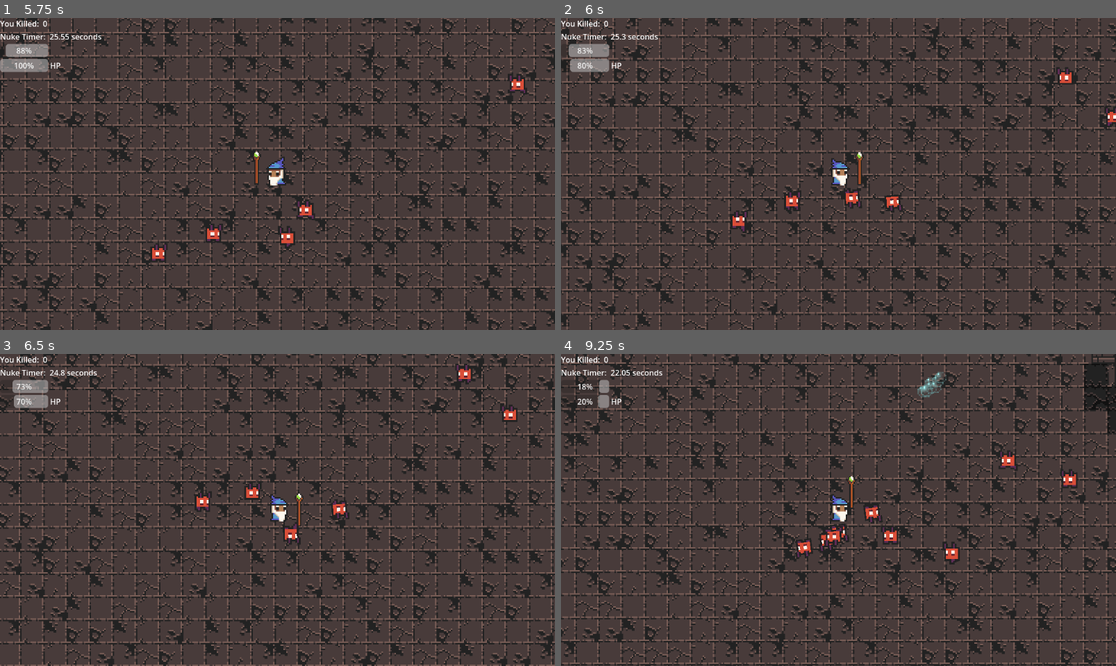
Above: before the commit, frames 1-4 (two rows, left to right).
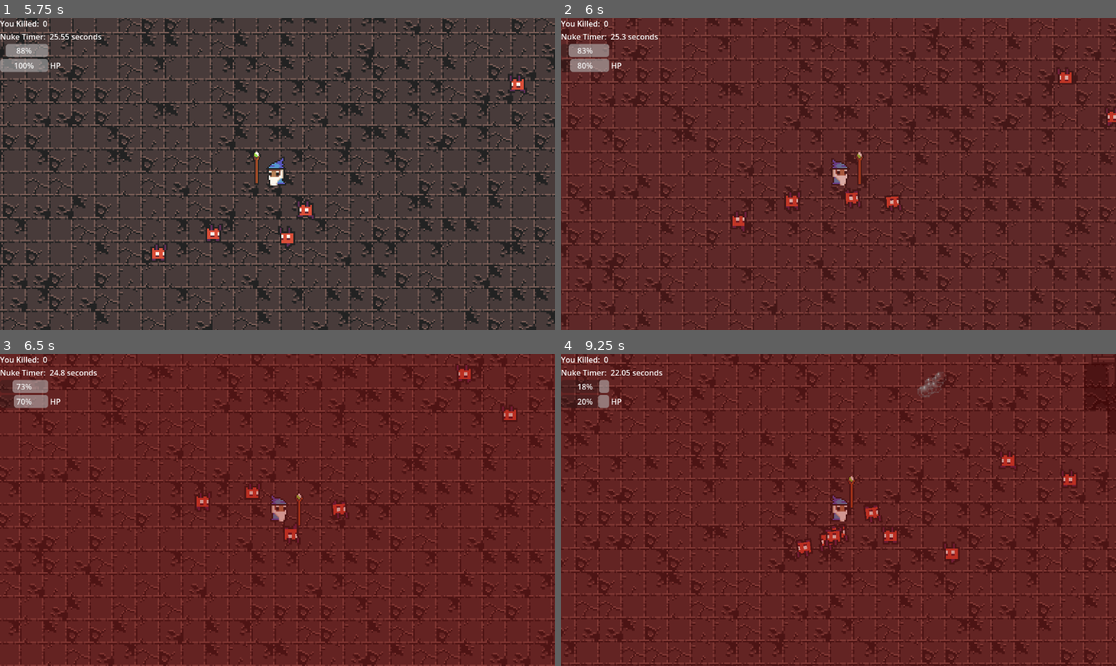
Above: after the commit, the same moments.

Repository: GianiStatie/GGJ-2025
Game: Godot game, scene res://menu/main_menu.tscn
Same seed, same stepped clock (60 frames per second), same inputs: the game is played once before the commit and once after it. The engine's default icon, where the game draws it, is replaced by a stand-in: a white triangle on a blue panel in a dark square. Sound files missing from this copy of the repository are replaced by a short silence.
Inputs (mouse positions are in pixels of both pictures, inside the frame that each line leads up to):
- Up to frame 1 (5.75 s): click "START" at 0.5 s; tap Space at 1.25 s; move the mouse to (399, 158) at 1.27 s; hold W (up) 1.28-2.03 s; tap A (a) at 1.35, 2.3, 2.85, 3.8, 5.3 s; tap Enter (ui_accept) at 1.52, 2.27, 3.77, 4.52, 5.27 s; tap D (d) at 1.55, 2.1, 3.05, 3.6, 4.55 s; move the mouse to (166, 189) at 2.02 s; hold S (down) 2.03-2.78 s; move the mouse to (333, 105) at 2.77 s; hold W (up) 2.78-4.28 s; move the mouse to (249, 236) at 3.52 s; move the mouse to (444, 220) at 4.27 s; hold Alt (left) from 4.28 s (still down); click (444, 220) at 4.35 s; move the mouse to (111, 127) at 5.02 s; tap Shift (shift) at 5.1 s
- Up to frame 2 (6 s): move the mouse to (866, 174) at 5.77 s; release Alt (left) at 5.78 s; hold S (down) from 5.78 s (still down); tap A (a) at 5.85 s
- Up to frame 3 (6.5 s): keep holding S (down); tap D (d) at 6.05 s
- Up to frame 4 (9.25 s): move the mouse to (755, 432) at 6.52 s; release S (down) at 6.53 s; hold W (up) 6.53-8.78 s; tap D (d) at 6.6, 7.55, 8.1, 9.05 s; tap Enter (ui_accept) at 6.77, 7.52, 8.27 s; tap A (a) at 6.8, 7.35, 8.3 s; move the mouse to (960, 494) at 7.27 s; move the mouse to (727, 525) at 8.02 s; move the mouse to (894, 441) at 8.77 s; hold S (down) from 8.78 s (still down); click (894, 441) at 8.85 s

Frame 1 is identical in both runs. In frame 2, 29% of the frame differs, in the area x 0-100%, y 0-100%; in frame 3, 99%; in frame 4, 99%.

Commit message:
Add damage indicator

Diff:
--- /dev/null
+++ b/effects/damage_flash.tscn
@@ -0,0 +1,9 @@
+[gd_scene format=3 uid="uid://bsjvxw38dptno"]
+
+[node name="DamageFlash" type="ColorRect"]
+anchors_preset = 15
+anchor_right = 1.0
+anchor_bottom = 1.0
+grow_horizontal = 2
+grow_vertical = 2
+color = Color(0.416754, 8.48304e-07, 2.16588e-07, 1)
--- a/enemies/spawner.gd
+++ b/enemies/spawner.gd
@@ -45,7 +45,6 @@
 	$RayCast2D.global_position = globalEnemyPosition
 	$RayCast2D.target_position =  globalPlayerPosition - globalEnemyPosition
 	$RayCast2D.force_raycast_update()
-	#print($RayCast2D.get_collider())
 
 	if $RayCast2D.get_collider() != player:
 		_on_enemy_timer_timeout()
--- a/main.gd
+++ b/main.gd
@@ -3,7 +3,8 @@
 @onready var maps = [
 	$Map, $Map2
 ]
-
+var damage_flash_on = false
+var damage_flash_alpha = 0
 func _ready() -> void:
 	#print($Map.size)
 	pass
@@ -21,9 +22,24 @@
 		$CanvasLayer/VBoxContainer/HBoxContainer3/dash_text_indicator.visible=false
 	$"CanvasLayer/VBoxContainer/hp track/hp".value=GameState.pc_hp
 
+	if damage_flash_on:
+		damage_flash_alpha += 10
+		if damage_flash_alpha >= 120:
+			damage_flash_on = false
+		else:
+			var damageFlash = get_node("CanvasLayer/DamageFlash")
+			damageFlash.color.a8 = damage_flash_alpha
+	elif damage_flash_alpha > 0:
+		damage_flash_alpha -= 2
+		var damageFlash = get_node("CanvasLayer/DamageFlash")
+		damageFlash.color.a8 = damage_flash_alpha
+
 func _on_map_move_other_map(not_this_map: Variant, direction: Vector2) -> void:
 	var position_shift = Vector2(not_this_map.size.x, 0) * direction
 	for map in maps:
 		if map != not_this_map:
 			map.position = not_this_map.position + position_shift
 			break
+
+func _trigger_damage_flash() -> void:
+	damage_flash_on = true
--- a/main.tscn
+++ b/main.tscn
@@ -6,9 +6,10 @@
 [ext_resource type="PackedScene" uid="uid://blvhwsfu73wla" path="res://player/player.tscn" id="3_sit2e"]
 [ext_resource type="PackedScene" uid="uid://6q36qf7ayv3b" path="res://enemies/spawner.tscn" id="4_dcpxf"]
 [ext_resource type="Script" path="res://player/camera_2d.gd" id="5_tops8"]
-[ext_resource type="AudioStream" uid="uid://bghgnacjvqwlx" path="res://assets/music/Three Red Hearts - Penultimate.ogg" id="6_gv4vp"]
+[ext_resource type="AudioStream" uid="uid://dca8ui2g1lws3" path="res://assets/music/Three Red Hearts - Penultimate.ogg" id="6_gv4vp"]
+[ext_resource type="PackedScene" uid="uid://bsjvxw38dptno" path="res://effects/damage_flash.tscn" id="8_chedk"]
 
-[node name="Main" type="Node"]
+[node name="Main" type="Node" groups=["main_group"]]
 script = ExtResource("1_6ppmv")
 
 [node name="Map" parent="." instance=ExtResource("2_ng5he")]
@@ -29,6 +30,9 @@
 [node name="Spawner" parent="." instance=ExtResource("4_dcpxf")]
 
 [node name="CanvasLayer" type="CanvasLayer" parent="."]
+
+[node name="DamageFlash" parent="CanvasLayer" instance=ExtResource("8_chedk")]
+color = Color(0.552941, 0, 0, 0)
 
 [node name="VBoxContainer" type="VBoxContainer" parent="CanvasLayer"]
 offset_right = 40.0
--- a/player/player.gd
+++ b/player/player.gd
@@ -23,6 +23,9 @@
 func _on_health_changed(value):
 	health = max(value, 0)
 	GameState.pc_hp=health
+
+	get_tree().get_nodes_in_group("main_group")[0]._trigger_damage_flash()
+
 	if health <= 0:
 		is_dead = true
 		get_tree().change_scene_to_packed(scene)
@@ -85,7 +88,6 @@
 var level_rewards = [[5, false], [8, false], [15, false], [25, false], [40, false], [55, false], [70, false], [85, false], [100, false], [120, false], [150, false], [200, false], ]
 
 func _process(delta: float) -> void:
-	print($dash_timer.time_left)
 	if $dash_timer.time_left <4.5:
 		$blur.visible=false
 	var kill_tracker=GameState.kill_count
--- a/project.godot
+++ b/project.godot
@@ -33,6 +33,7 @@
 
 player_group=""
 enemy_group=""
+main_group=""
 
 [input]
 
Not shown: 1 places in main.tscn that only renumber resources
